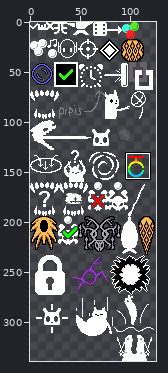
File history of a sprite sheet, bingoicons.png. Above: a wide view before the commit, with the close-up outlined.
Close-up. Before the edit:
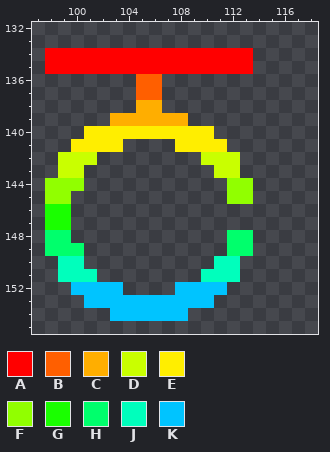
The file is 125x339 pixels. Pixels under 10% opacity are left out. Colours within 5 levels of each other are drawn and written as one. Shown: x 97..118, y 132..155. The old version is drawn lined up with the new one, on the new canvas. The commit also changed other parts of the picture, which this record leaves out.
Palette (. is transparent): A #ff0000  B #ff5f00  C #ffae00  D #c9ff00  E #ffee00  F #91ff00  G #1aff00  H #00ff6c  J #00ffbc  K #00c4ff
Pixels before, first column x 98:
134 AAAAAAAAAAAAAAAA
135 AAAAAAAAAAAAAAAA
136 .......BB.......
137 .......BB.......
138 .......CC.......
139 .....CCCCCC.....
140 ...EEEEEEEEEE...
141 ..EEEE....EEEE..
142 .DDD........DDD.
143 .DD..........DD.
144 FFF...........FF
145 FF............FF
146 GG..............
147 GG..............
148 HH............HH
149 HHH...........HH
150 .JJ..........JJ.
151 .JJJ........JJJ.
152 ..KKKK....KKKK..
153 ...KKKKKKKKKK...
154 .....KKKKKK.....
After:
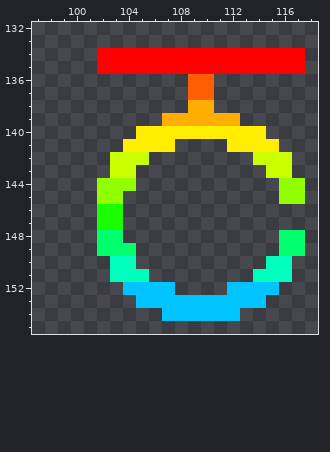
Changes in this commit:
canvas 125x339 -> 126x339
Changed rows in their new state; - is an unchanged pixel.
first column x 98:
134 ....------------AAAA
135 ....------------AAAA
136 -------..--BB-------
137 -------..--BB-------
138 -------..--CC-------
139 -----....--CCCC-----
140 ---....------EEEE---
141 --....EEEE....EEEE--
142 -...-DDD----...-DDD-
143 -..--DD------..--DD-
144 ...-FFF-------..--FF
145 ..--FF--------..--FF
146 ..--GG--------------
147 ..--GG--------------
148 ..--HH--------..--HH
149 ...-HHH-------..--HH
150 -..--JJ------..--JJ-
151 -...-JJJ----...-JJJ-
152 --....KKKK....KKKK--
153 ---....------KKKK---
154 -----....--KKKK-----
